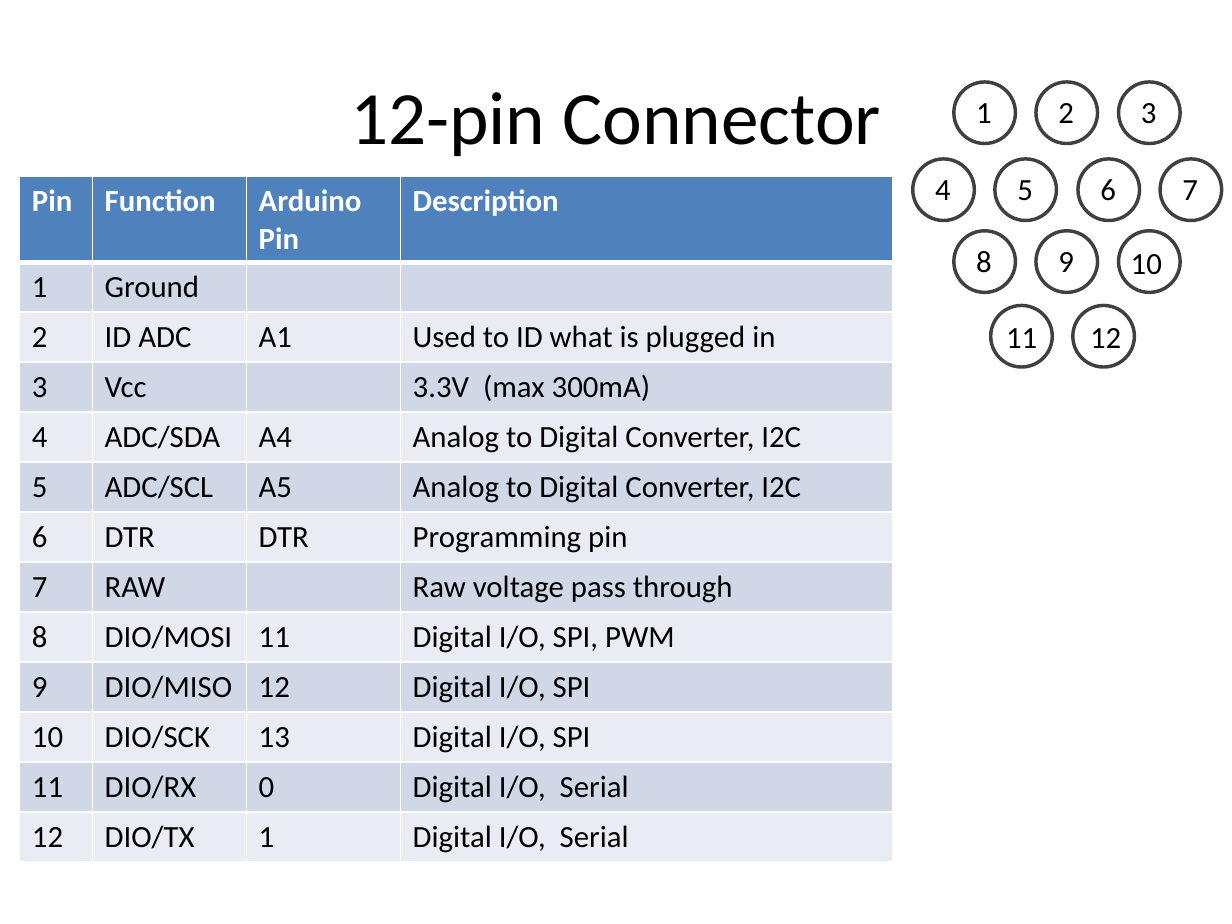
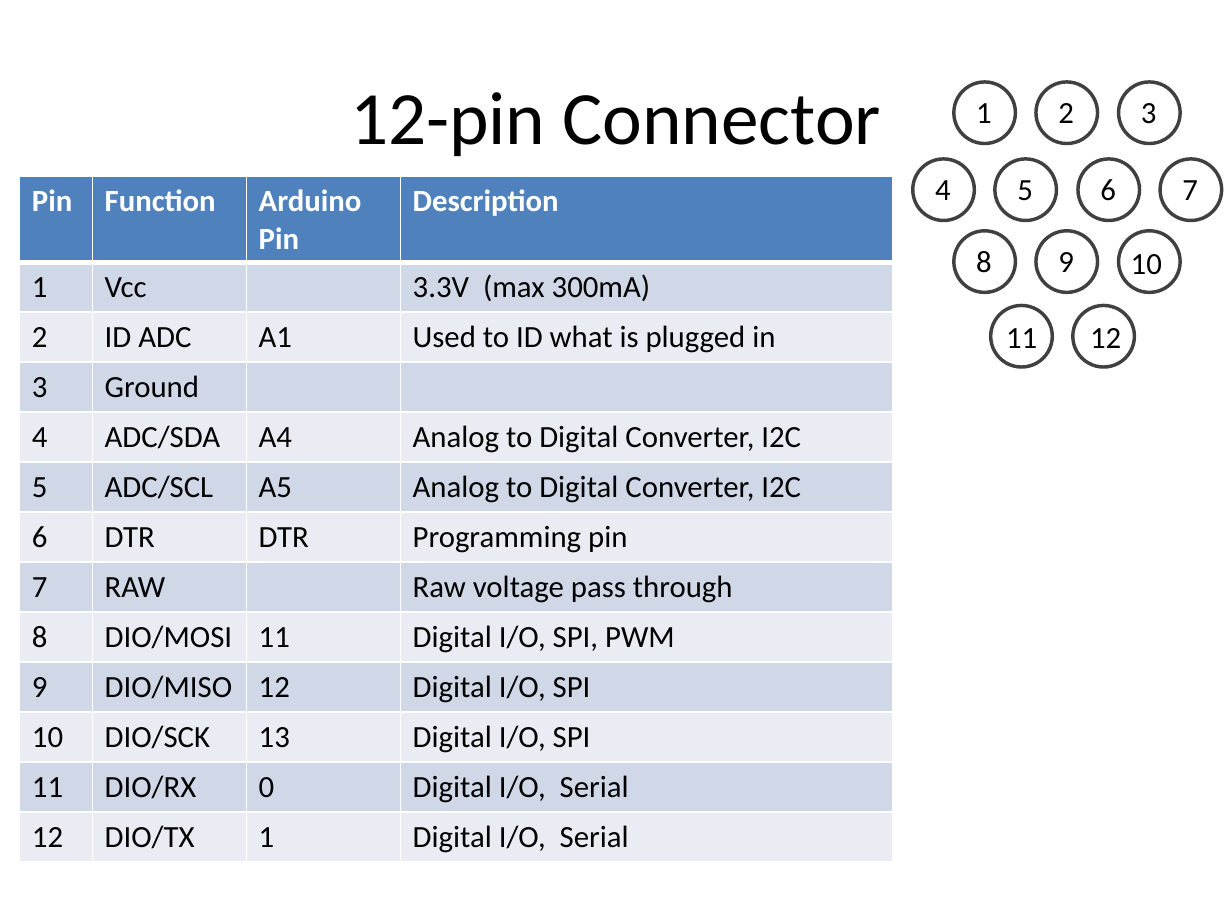
Before and after one commit to anaiman/MeshNodeFirmware, a slide deck: slide 2 of MeshNodeUserManual.pptx. Drawn at 1232x924 pixels with LibreOffice and Linux fonts; fonts in the diff are those of the drawing. Boxes give left, top, right and bottom in pixels: in the first picture for what was removed or moved away, otherwise in the second. Text is boxed around its words. In the diff, an @@ line names an element or a change of style, - is before the commit and + after.

```diff
--- a/MeshNodeUserManual.pptx
+++ b/MeshNodeUserManual.pptx
@@ table at (x1=20, y1=176, x2=893, y2=862) @@
-row 2, column 2: Ground
+row 2, column 2: Vcc
-row 2, column 4: 
+row 2, column 4: 3.3V (max 300mA)
-row 4, column 2: Vcc
+row 4, column 2: Ground
-row 4, column 4: 3.3V (max 300mA)
+row 4, column 4: 
```
Also in this commit, not shown: 3 other slides changed, 49 other files.
